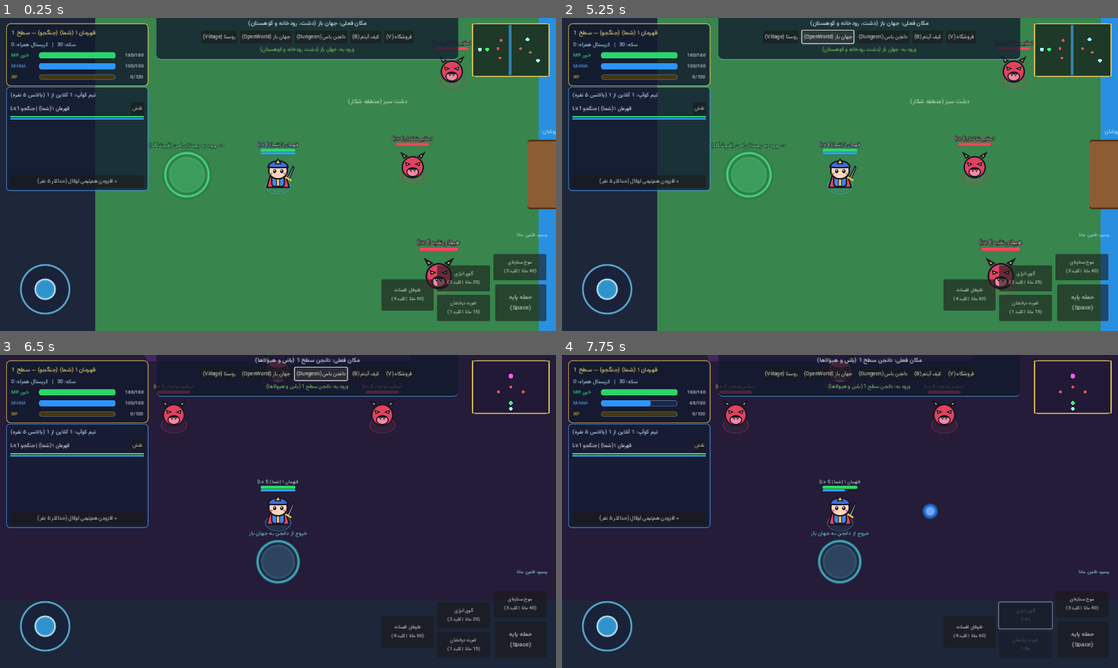
Above: before the commit, frames 1-4 (two rows, left to right).
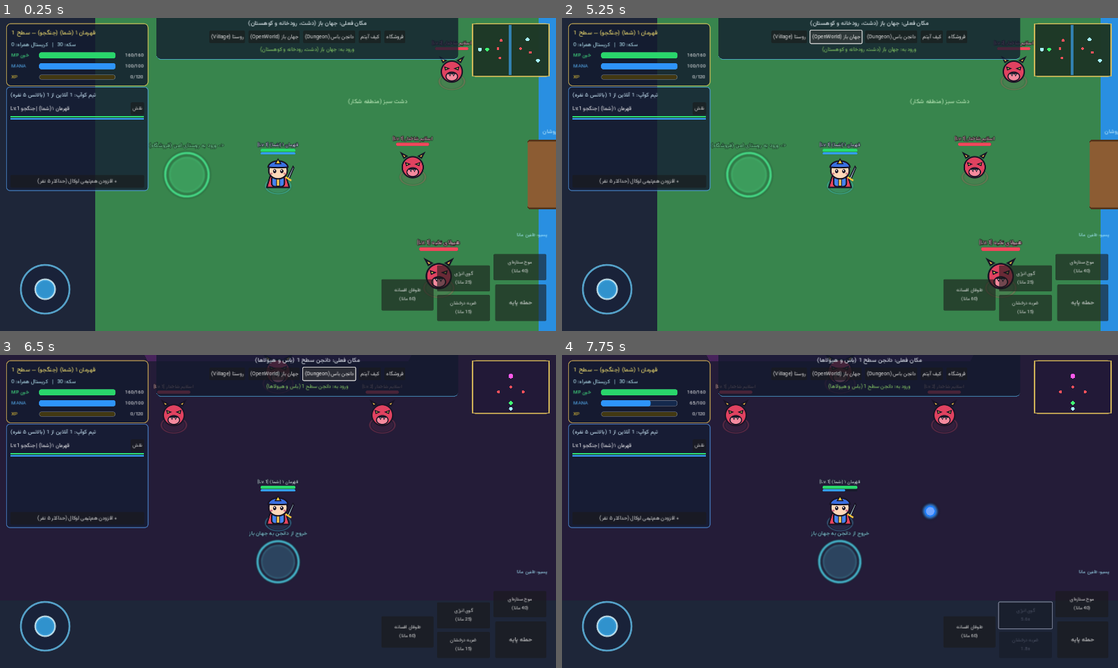
Above: after the commit, the same moments.

Repository: PreGames-studio/warriors-of-Persia-
Game: Godot game, scene res://scenes/main/Main.tscn
Same seed, same stepped clock (60 frames per second), same inputs: the game is played once before the commit and once after it.
Inputs:
- Up to frame 1 (0.25 s): no input
- Up to frame 2 (5.25 s): click "کیف آیتم (B)" (after the commit: "کیف آیتم") at 0.5 s; click "فروشگاه (V)" (after the commit: "فروشگاه") at 1.25 s; click "حمله پایه (Space)" (after the commit: "حمله پایه") at 2 s; click "نقش" at 2.75 s; click "+ افزودن هم‌تیمی لوکال (حداکث…" at 3.5 s; click "روستا (Village)" at 4.25 s; click "جهان باز (OpenWorld)" at 5 s
- Up to frame 3 (6.5 s): click "دانجن باس (Dungeon)" at 5.75 s
- Up to frame 4 (7.75 s): click "ضربه درخشان (15 مانا | کلید 1)" (after the commit: "ضربه درخشان (15 مانا)") at 6.5 s; click "گوی انرژی (25 مانا | کلید 2)" (after the commit: "گوی انرژی (25 مانا)") at 7.25 s

The runs differ from the first frame. In frame 1, 0.6% of the frame differs, in the area x 36-97%, y 5-95%; in frame 2, 0.6%; in frame 3, 0.6%, in the area x 36-97%, y 3-95%; in frame 4, 0.5%.

Commit message:
Make game controls mobile-only
Co-authored-by: arena-agent <297053741+arena-agent@users.noreply.github.com>

Diff:
--- a/project.godot
+++ b/project.godot
@@ -11,7 +11,7 @@
 [application]
 
 config/name="Co-op Chibi Action Adventure"
-config/description="اسکلت پایه بازی اکشن-ماجرایی کوآپ (۱ تا ۵ نفر) با سبک چیبی/کارتونی"
+config/description="بازی اکشن-ماجرایی کوآپ موبایل (۱ تا ۵ نفر) با کنترل کاملاً لمسی و سبک چیبی/کارتونی"
 run/main_scene="res://scenes/main/Main.tscn"
 config/features=PackedStringArray("4.3", "GL Compatibility")
 config/icon="res://icon.png"
@@ -34,77 +34,8 @@
 
 theme/custom_font="res://assets/fonts/Vazirmatn-Regular.ttf"
 
-[input]
-
-move_left={
-"deadzone": 0.2,
-"events": [Object(InputEventKey,"resource_local_to_scene":false,"resource_name":"","device":-1,"window_id":0,"alt_pressed":false,"shift_pressed":false,"ctrl_pressed":false,"meta_pressed":false,"pressed":false,"keycode":0,"physical_keycode":65,"key_label":0,"unicode":0,"location":0,"echo":false,"script":null)
-, Object(InputEventKey,"resource_local_to_scene":false,"resource_name":"","device":-1,"window_id":0,"alt_pressed":false,"shift_pressed":false,"ctrl_pressed":false,"meta_pressed":false,"pressed":false,"keycode":0,"physical_keycode":4194319,"key_label":0,"unicode":0,"location":0,"echo":false,"script":null)
-]
-}
-move_right={
-"deadzone": 0.2,
-"events": [Object(InputEventKey,"resource_local_to_scene":false,"resource_name":"","device":-1,"window_id":0,"alt_pressed":false,"shift_pressed":false,"ctrl_pressed":false,"meta_pressed":false,"pressed":false,"keycode":0,"physical_keycode":68,"key_label":0,"unicode":0,"location":0,"echo":false,"script":null)
-, Object(InputEventKey,"resource_local_to_scene":false,"resource_name":"","device":-1,"window_id":0,"alt_pressed":false,"shift_pressed":false,"ctrl_pressed":false,"meta_pressed":false,"pressed":false,"keycode":0,"physical_keycode":4194321,"key_label":0,"unicode":0,"location":0,"echo":false,"script":null)
-]
-}
-move_up={
-"deadzone": 0.2,
-"events": [Object(InputEventKey,"resource_local_to_scene":false,"resource_name":"","device":-1,"window_id":0,"alt_pressed":false,"shift_pressed":false,"ctrl_pressed":false,"meta_pressed":false,"pressed":false,"keycode":0,"physical_keycode":87,"key_label":0,"unicode":0,"location":0,"echo":false,"script":null)
-, Object(InputEventKey,"resource_local_to_scene":false,"resource_name":"","device":-1,"window_id":0,"alt_pressed":false,"shift_pressed":false,"ctrl_pressed":false,"meta_pressed":false,"pressed":false,"keycode":0,"physical_keycode":4194320,"key_label":0,"unicode":0,"location":0,"echo":false,"script":null)
-]
-}
-move_down={
-"deadzone": 0.2,
-"events": [Object(InputEventKey,"resource_local_to_scene":false,"resource_name":"","device":-1,"window_id":0,"alt_pressed":false,"shift_pressed":false,"ctrl_pressed":false,"meta_pressed":false,"pressed":false,"keycode":0,"physical_keycode":83,"key_label":0,"unicode":0,"location":0,"echo":false,"script":null)
-, Object(InputEventKey,"resource_local_to_scene":false,"resource_name":"","device":-1,"window_id":0,"alt_pressed":false,"shift_pressed":false,"ctrl_pressed":false,"meta_pressed":false,"pressed":false,"keycode":0,"physical_keycode":4194322,"key_label":0,"unicode":0,"location":0,"echo":false,"script":null)
-]
-}
-basic_attack={
-"deadzone": 0.5,
-"events": [Object(InputEventKey,"resource_local_to_scene":false,"resource_name":"","device":-1,"window_id":0,"alt_pressed":false,"shift_pressed":false,"ctrl_pressed":false,"meta_pressed":false,"pressed":false,"keycode":0,"physical_keycode":32,"key_label":0,"unicode":0,"location":0,"echo":false,"script":null)
-]
-}
-skill_1={
-"deadzone": 0.5,
-"events": [Object(InputEventKey,"resource_local_to_scene":false,"resource_name":"","device":-1,"window_id":0,"alt_pressed":false,"shift_pressed":false,"ctrl_pressed":false,"meta_pressed":false,"pressed":false,"keycode":0,"physical_keycode":49,"key_label":0,"unicode":0,"location":0,"echo":false,"script":null)
-]
-}
-skill_2={
-"deadzone": 0.5,
-"events": [Object(InputEventKey,"resource_local_to_scene":false,"resource_name":"","device":-1,"window_id":0,"alt_pressed":false,"shift_pressed":false,"ctrl_pressed":false,"meta_pressed":false,"pressed":false,"keycode":0,"physical_keycode":50,"key_label":0,"unicode":0,"location":0,"echo":false,"script":null)
-]
-}
-skill_3={
-"deadzone": 0.5,
-"events": [Object(InputEventKey,"resource_local_to_scene":false,"resource_name":"","device":-1,"window_id":0,"alt_pressed":false,"shift_pressed":false,"ctrl_pressed":false,"meta_pressed":false,"pressed":false,"keycode":0,"physical_keycode":51,"key_label":0,"unicode":0,"location":0,"echo":false,"script":null)
-]
-}
-skill_4={
-"deadzone": 0.5,
-"events": [Object(InputEventKey,"resource_local_to_scene":false,"resource_name":"","device":-1,"window_id":0,"alt_pressed":false,"shift_pressed":false,"ctrl_pressed":false,"meta_pressed":false,"pressed":false,"keycode":0,"physical_keycode":52,"key_label":0,"unicode":0,"location":0,"echo":false,"script":null)
-]
-}
-interact={
-"deadzone": 0.5,
-"events": [Object(InputEventKey,"resource_local_to_scene":false,"resource_name":"","device":-1,"window_id":0,"alt_pressed":false,"shift_pressed":false,"ctrl_pressed":false,"meta_pressed":false,"pressed":false,"keycode":0,"physical_keycode":69,"key_label":0,"unicode":0,"location":0,"echo":false,"script":null)
-]
-}
-toggle_inventory={
-"deadzone": 0.5,
-"events": [Object(InputEventKey,"resource_local_to_scene":false,"resource_name":"","device":-1,"window_id":0,"alt_pressed":false,"shift_pressed":false,"ctrl_pressed":false,"meta_pressed":false,"pressed":false,"keycode":0,"physical_keycode":66,"key_label":0,"unicode":0,"location":0,"echo":false,"script":null)
-, Object(InputEventKey,"resource_local_to_scene":false,"resource_name":"","device":-1,"window_id":0,"alt_pressed":false,"shift_pressed":false,"ctrl_pressed":false,"meta_pressed":false,"pressed":false,"keycode":0,"physical_keycode":4194306,"key_label":0,"unicode":0,"location":0,"echo":false,"script":null)
-]
-}
-toggle_shop={
-"deadzone": 0.5,
-"events": [Object(InputEventKey,"resource_local_to_scene":false,"resource_name":"","device":-1,"window_id":0,"alt_pressed":false,"shift_pressed":false,"ctrl_pressed":false,"meta_pressed":false,"pressed":false,"keycode":0,"physical_keycode":86,"key_label":0,"unicode":0,"location":0,"echo":false,"script":null)
-]
-}
-
 [input_devices]
 
-pointing/emulate_touch_from_mouse=true
 pointing/emulate_mouse_from_touch=true
 
 [rendering]
--- a/scenes/ui/HUD.tscn
+++ b/scenes/ui/HUD.tscn
@@ -200,18 +200,18 @@
 [node name="BtnInventory" type="Button" parent="RootControl/TopCenterBar/VBox/QuickButtons"]
 layout_mode = 2
 theme_override_font_sizes/font_size = 12
-text = "کیف آیتم (B)"
+text = "کیف آیتم"
 
 [node name="BtnShop" type="Button" parent="RootControl/TopCenterBar/VBox/QuickButtons"]
 layout_mode = 2
 theme_override_font_sizes/font_size = 12
-text = "فروشگاه (V)"
+text = "فروشگاه"
 
 [node name="ToastLabel" type="Label" parent="RootControl/TopCenterBar/VBox"]
 layout_mode = 2
 theme_override_colors/font_color = Color(1, 0.9, 0.4, 1)
 theme_override_font_sizes/font_size = 12
-text = "WASD یا جوی‌استیک برای حرکت | Space حمله | کلیدهای ۱ تا ۴ اسکیل"
+text = "با جوی‌استیک حرکت کنید و برای مبارزه، دکمه‌های لمسی را لمس کنید"
 horizontal_alignment = 1
 
 [node name="MinimapPanel" type="PanelContainer" parent="RootControl"]
@@ -275,8 +275,7 @@
 offset_right = 408.0
 offset_bottom = 212.0
 theme_override_font_sizes/font_size = 14
-text = "حمله پایه
-(Space)"
+text = "حمله پایه"
 
 [node name="SkillBtn1" type="Button" parent="RootControl/ActionCluster"]
 layout_mode = 0
--- a/scenes/ui/Inventory.tscn
+++ b/scenes/ui/Inventory.tscn
@@ -45,7 +45,7 @@
 
 [node name="CloseBtn" type="Button" parent="Margin/VBox/TopRow"]
 layout_mode = 2
-text = "بستن (X)"
+text = "بستن"
 
 [node name="CrystalsSummaryLabel" type="Label" parent="Margin/VBox"]
 layout_mode = 2
--- a/scripts/ui/HUD.gd
+++ b/scripts/ui/HUD.gd
@@ -63,18 +63,6 @@
 		hero.joystick_vector = virtual_joystick.output
 		_refresh_hero_hud(hero)
 		_refresh_skill_buttons(hero)
-
-	if Input.is_action_just_pressed("toggle_inventory"):
-		inventory_popup.visible = not inventory_popup.visible
-		if inventory_popup.visible:
-			shop_popup.visible = false
-			inventory_popup.refresh_ui()
-
-	if Input.is_action_just_pressed("toggle_shop"):
-		shop_popup.visible = not shop_popup.visible
-		if shop_popup.visible:
-			inventory_popup.visible = false
-			shop_popup.refresh_ui()
 
 	if _toast_timer > 0.0:
 		_toast_timer -= delta
@@ -188,7 +176,7 @@
 			btn.disabled = true
 			btn.modulate = Color(0.55, 0.58, 0.68)
 		else:
-			btn.text = "%s\n(%d مانا | کلید %d)" % [String(sk["name"]), m_cost, i + 1]
+			btn.text = "%s\n(%d مانا)" % [String(sk["name"]), m_cost]
 			btn.disabled = false
 			btn.modulate = Color(1.0, 1.0, 1.0) if hero.mana_current >= float(m_cost) else Color(0.55, 0.72, 1.0)
 
--- a/scripts/ui/InventoryUI.gd
+++ b/scripts/ui/InventoryUI.gd
@@ -1,7 +1,7 @@
 class_name InventoryUI
 extends PanelContainer
 ## پنجره کیف آیتم‌ها و کریستال‌های همراه (Inventory)
-## نمایش ۱۶ اسلات آیتم (قابل مصرف یا تجهیز با کلیک) و فهرست کریستال‌های جمع‌آوری‌شده تیم.
+## نمایش ۱۶ اسلات آیتم (قابل مصرف یا تجهیز با لمس) و فهرست کریستال‌های جمع‌آوری‌شده تیم.
 
 @onready var crystals_summary_label: Label = $Margin/VBox/CrystalsSummaryLabel
 @onready var slots_grid: GridContainer = $Margin/VBox/SlotsGrid
@@ -60,7 +60,7 @@
 		if i < loot.inventory_items.size():
 			var item: Item = loot.inventory_items[i]
 			slot_btn.text = item.title
-			slot_btn.tooltip_text = "%s\n(کلیک برای استفاده)" % item.description
+			slot_btn.tooltip_text = "%s\n(لمس برای استفاده)" % item.description
 			slot_btn.modulate = item.tint_color.lightened(0.25)
 			var idx: int = i
 			slot_btn.pressed.connect(func() -> void:
--- a/scripts/ui/VirtualJoystick.gd
+++ b/scripts/ui/VirtualJoystick.gd
@@ -1,7 +1,7 @@
 class_name VirtualJoystick
 extends Control
-## جوی‌استیک مجازی لمسی و ماوسی (VirtualJoystick)
-## مناسب کنترل موبایل (چندلمسی) و قابل تست مستقیم با کلیک و کشیدن ماوس روی دسکتاپ.
+## جوی‌استیک مجازی کاملاً لمسی (VirtualJoystick)
+## کنترل حرکت موبایل با پشتیبانی از چندلمسی؛ ورودی ماوس پذیرفته نمی‌شود.
 
 signal direction_changed(output_vector: Vector2)
 
@@ -35,23 +35,6 @@
 		var drag: InputEventScreenDrag = event as InputEventScreenDrag
 		if drag.index == _touch_index:
 			_update_knob(drag.position - center)
-			accept_event()
-
-	elif event is InputEventMouseButton:
-		var mb: InputEventMouseButton = event as InputEventMouseButton
-		if mb.button_index == MOUSE_BUTTON_LEFT:
-			if mb.pressed and _touch_index == -1:
-				_touch_index = 99
-				_update_knob(mb.position - center)
-				accept_event()
-			elif not mb.pressed and _touch_index == 99:
-				_reset_knob()
-				accept_event()
-
-	elif event is InputEventMouseMotion:
-		var mm: InputEventMouseMotion = event as InputEventMouseMotion
-		if _touch_index == 99:
-			_update_knob(mm.position - center)
 			accept_event()
 
 
--- a/scripts/units/Hero.gd
+++ b/scripts/units/Hero.gd
@@ -1,7 +1,7 @@
 class_name Hero
 extends UnitBase
 ## کلاس قهرمان قابل بازی و هم‌تیمی‌ها (Hero)
-## قابلیت حرکت با کیبورد، ماوس یا جوی‌استیک مجازی (موبایل)، ۴ اسکیل فعال + ۱ پسیو،
+## حرکت فقط با جوی‌استیک لمسی موبایل، ۴ اسکیل فعال + ۱ پسیو،
 ## رشد سقف مانا با لول‌آپ، و هوش مصنوعی کمکی فقط برای تست محلی بازیکنان آنلاین ۲ تا ۵.
 
 enum Role {
@@ -59,8 +59,7 @@
 
 	var move_dir: Vector2 = Vector2.ZERO
 	if is_local_leader:
-		move_dir = _read_player_movement_input()
-		_handle_player_combat_shortcuts()
+		move_dir = joystick_vector
 	else:
 		# در فاز اسکلت (قبل از اتصال سرور آنلاین)، هم‌تیمی‌های متصل شماره ۲ تا ۵
 		# توسط AI کمکی هدایت می‌شوند تا تست تیم ۱ تا ۵ نفره روی یک دستگاه ممکن باشد.
@@ -158,28 +157,6 @@
 	return "قهرمان"
 
 
-## خواندن ترکیبی ورودی حرکت از جوی‌استیک لمسی/ماوس و کلیدهای WASD/جهت‌نما
-func _read_player_movement_input() -> Vector2:
-	if joystick_vector.length() > 0.12:
-		return joystick_vector
-
-	var key_vec: Vector2 = Input.get_vector("move_left", "move_right", "move_up", "move_down")
-	return key_vec
-
-
-func _handle_player_combat_shortcuts() -> void:
-	if Input.is_action_pressed("basic_attack"):
-		perform_basic_attack()
-	if Input.is_action_just_pressed("skill_1"):
-		use_skill(0)
-	elif Input.is_action_just_pressed("skill_2"):
-		use_skill(1)
-	elif Input.is_action_just_pressed("skill_3"):
-		use_skill(2)
-	elif Input.is_action_just_pressed("skill_4"):
-		use_skill(3)
-
-
 func _update_cooldowns_and_passive(delta: float) -> void:
 	if _basic_attack_timer > 0.0:
 		_basic_attack_timer = maxf(0.0, _basic_attack_timer - delta)
--- a/scripts/world/ShopZone.gd
+++ b/scripts/world/ShopZone.gd
@@ -15,7 +15,7 @@
 func _on_body_entered(body: Node2D) -> void:
 	if body is Hero and (body as Hero).is_local_leader:
 		if hint_label != null:
-			hint_label.text = "فروشگاه روستا فعال است! (کلید V)"
+			hint_label.text = "فروشگاه روستا فعال است!"
 		if EventBus != null:
 			EventBus.shop_requested.emit(true)
 
Not shown, changed: README.md
